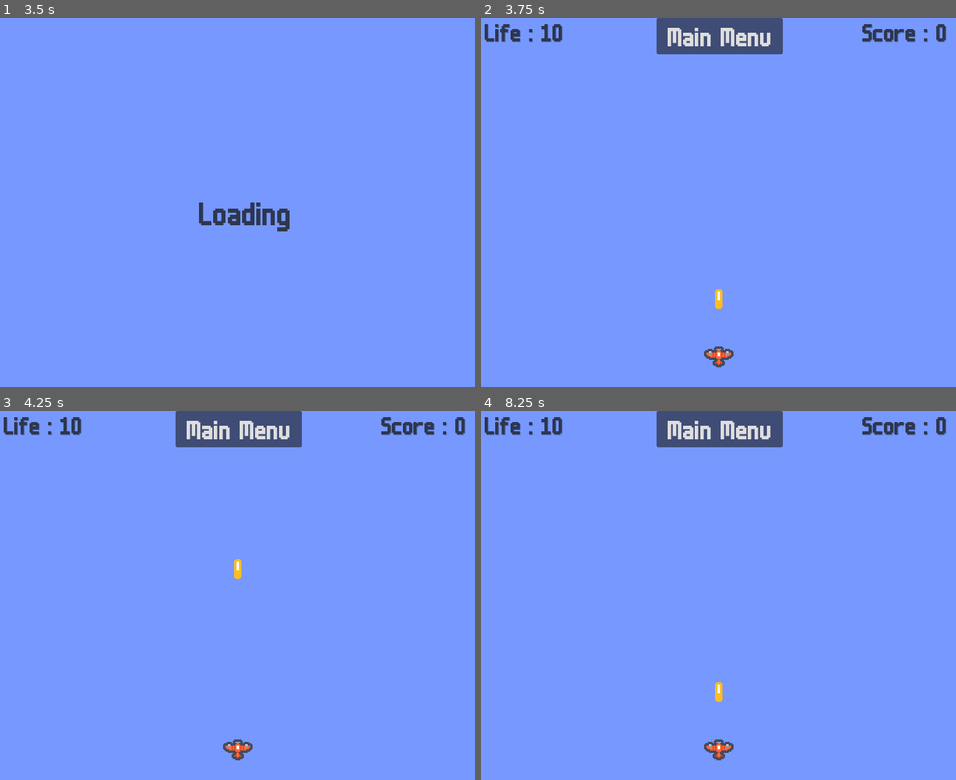
Above: before the commit, frames 1-4 (two rows, left to right).
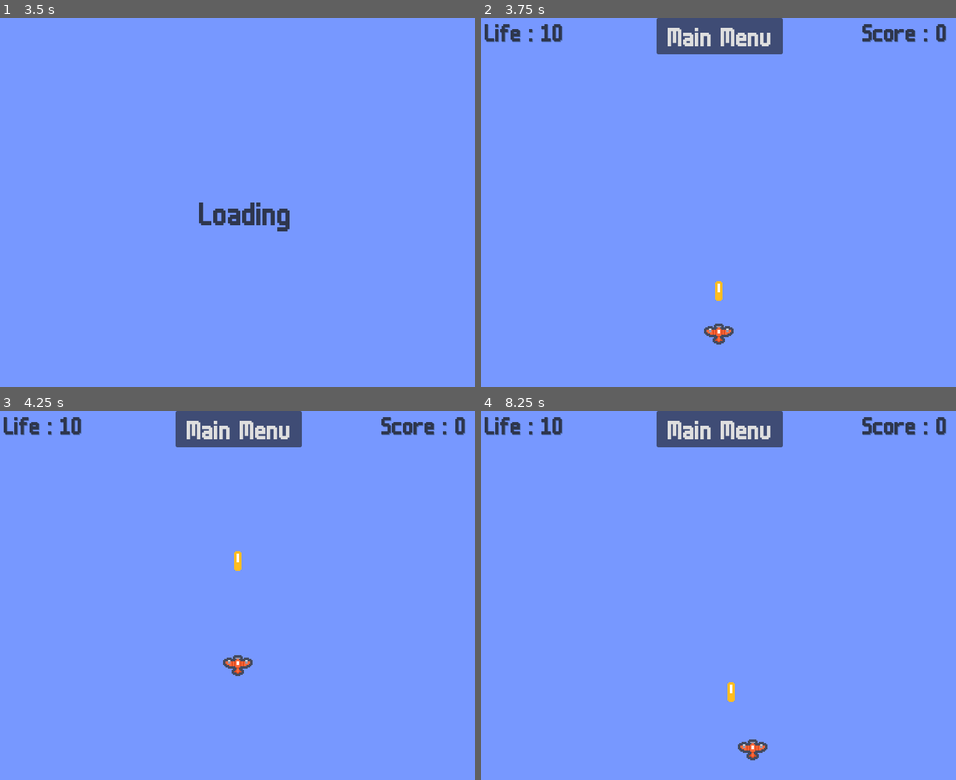
Above: after the commit, the same moments.

Repository: ErickStrigga/AvionesProyecto
Game: Godot game, scene res://Scenes/Menu.tscn
Two runs of this game, one before a commit and one after it. Both use one fixed random seed, a clock stepped at 60 frames per second and the inputs below.
Inputs:
- Up to frame 1 (3.5 s): click "Play" at 0.5 s; tap Enter (ui_accept) at 1.25, 1.52, 2, 2.27, 2.75 s; hold Right (ui_right) 1.28-2.03 s; hold Space 1.28-2.03 s; hold Down (ui_down) 2.03-2.78 s; tap Space at 2.1 s; hold Right (ui_right) from 2.78 s (still down); hold Space from 2.78 s (still down)
- Up to frame 2 (3.75 s): tap Enter (ui_accept) at 3.5 s; release Right (ui_right) at 3.53 s; release Space at 3.53 s; hold Up (ui_up) from 3.53 s (still down); tap Space at 3.6 s
- Up to frame 3 (4.25 s): keep holding Up (ui_up); tap Enter (ui_accept) at 3.77 s
- Up to frame 4 (8.25 s): release Up (ui_up) at 4.25 s; click "Main Menu" at 4.25 s; click "Play" at 5 s; tap Enter (ui_accept) at 5.75, 6.02, 6.5, 6.77 s; hold Space 5.78-6.53 s; hold Left (ui_left) 5.78-7.28 s; tap Space at 6.6, 8.1 s; hold Down (ui_down) 7.28-8.03 s; hold Space 7.28-8.03 s; hold Right (ui_right) from 8.03 s (still down)

Frame 1 is identical in both runs. In frame 2, 0.5% of the frame differs, in the area x 46-54%, y 71-95%; in frame 3, 0.5%; in frame 4, 0.6%, in the area x 46-61%, y 73-95%.

Commit message:
Agregando mejor movilidad para algunos usuarios

Diff:
--- a/Scripts/Player.gd
+++ b/Scripts/Player.gd
@@ -23,13 +23,13 @@
 		life = 0
 		position = Vector2(-60,-60)
 	timer += delta
-	if Input.is_key_pressed(KEY_D) and position.x <= 770:
+	if (Input.is_key_pressed(KEY_D) or Input.is_action_pressed("ui_right")) and position.x <= 770:
 		position.x += vel * delta
-	if Input.is_key_pressed(KEY_A) and position.x >= 30:
+	if (Input.is_key_pressed(KEY_A) or Input.is_action_pressed("ui_left")) and position.x >= 30:
 		position.x -= vel * delta
-	if Input.is_key_pressed(KEY_W):
+	if (Input.is_key_pressed(KEY_W) or Input.is_action_pressed("ui_up")):
 		position.y -= (vel - 100) * delta
-	if Input.is_key_pressed(KEY_S) and position.y <= 555:
+	if (Input.is_key_pressed(KEY_S) or Input.is_action_pressed("ui_down")) and position.y <= 555:
 		position.y += (vel - 100) * delta
 	if Input.is_key_pressed(KEY_SPACE):
 		if(timer >= 0.4):
